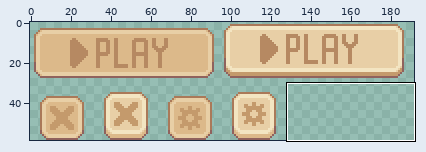
Two versions of one sprite sheet, Button UI.png. The picture above shows the old version from afar; the outline marks the close-up.
Close-up. As it was:
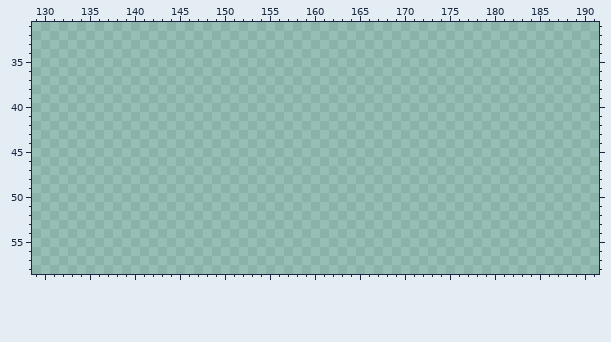
The file is 192x59 pixels. Shown: x 129..191, y 31..58.
After the commit:
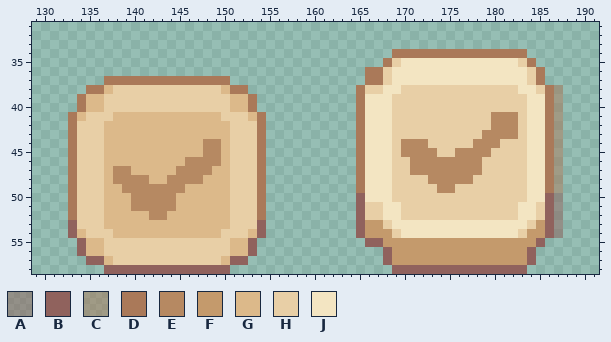
Palette (. is transparent): A #90625d80  B #90625d  C #aa795980  D #aa7959  E #b68962  F #c49a6c  G #dcb98a  H #e8cfa6  J #f3e5c2
The author wrote: Add files via upload added tick button for submitting route
Difference:
@@ x 129..191 @@
 33 ...............................................................
-34 ...............................................................
-35 ...............................................................
-36 ...............................................................
-37 ...............................................................
-38 ...............................................................
-39 ...............................................................
-40 ...............................................................
-41 ...............................................................
-42 ...............................................................
-43 ...............................................................
-44 ...............................................................
-45 ...............................................................
-46 ...............................................................
-47 ...............................................................
-48 ...............................................................
-49 ...............................................................
-50 ...............................................................
-51 ...............................................................
-52 ...............................................................
-53 ...............................................................
-54 ...............................................................
-55 ...............................................................
-56 ...............................................................
-57 ...............................................................
-58 ...............................................................
+34 ........................................DDDDDDDDDDDDDDD........
+35 .......................................DHJJJJJJJJJJJJJHD.......
+36 .....................................DDHJJJJJJJJJJJJJJJHD......
+37 ........DDDDDDDDDDDDDD...............DDHJJJJJJJJJJJJJJJHD......
+38 ......DDGHHHHHHHHHHHHGDD............DHHJJHHHHHHHHHHHHHJJHDC....
+39 .....DGGHHHHHHHHHHHHHHGGD...........DJJJHHHHHHHHHHHHHHHJJDC....
+40 .....DGGHHHHHHHHHHHHHHGGD...........DJJJHHHHHHHHHHHHHHHJJDC....
+41 ....DGHHHGGGGGGGGGGGGHHHGD..........DJJJHHHHHHHHHHHEEEHJJDC....
+42 ....DHHHGGGGGGGGGGGGGGHHHD..........DJJJHHHHHHHHHHHEEEHJJDC....
+43 ....DHHHGGGGGGGGGGGGGGHHHD..........DJJJHHHHHHHHHHEEEEHJJDC....
+44 ....DHHHGGGGGGGGGGGEEGHHHD..........DJJJHEEEHHHHHEEEHHHJJDC....
+45 ....DHHHGGGGGGGGGGGEEGHHHD..........DJJJHEEEEHHEEEEHHHHJJDC....
+46 ....DHHHGGGGGGGGGEEEEGHHHD..........DJJJHHEEEEEEEEHHHHHJJDC....
+47 ....DHHHGEEGGGGGEEEEGGHHHD..........DJJJHHEEEEEEEEHHHHHJJDC....
+48 ....DHHHGEEEEGGEEEEGGGHHHD..........DJJJHHHHEEEEEHHHHHHJJDC....
+49 ....DHHHGGEEEEEEEGGGGGHHHD..........DJJJHHHHHEEHHHHHHHHJJDC....
+50 ....DHHHGGGEEEEEGGGGGGHHHD..........BJJJHHHHHHHHHHHHHHHJJBA....
+51 ....DHHHGGGEEEEEGGGGGGHHHD..........BHHJJHHHHHHHHHHHHHJJHBA....
+52 ....DHHHGGGGGEEGGGGGGGHHHD..........BHHJJHHHHHHHHHHHHHJJHBA....
+53 ....BHHHGGGGGGGGGGGGGGHHHB..........BFFHJJJJJJJJJJJJJJJHFBA....
+54 ....BGHHHGGGGGGGGGGGGHHHGB..........BFFFHJJJJJJJJJJJJJHFFBA....
+55 .....BGGHHHHHHHHHHHHHHGGB............BBFFFFFFFFFFFFFFFFFB......
+56 .....BGGHHHHHHHHHHHHHHGGB..............BFFFFFFFFFFFFFFFB.......
+57 ......BBGHHHHHHHHHHHHGBB...............BFFFFFFFFFFFFFFFB.......
+58 ........BBBBBBBBBBBBBB..................BBBBBBBBBBBBBBB........
